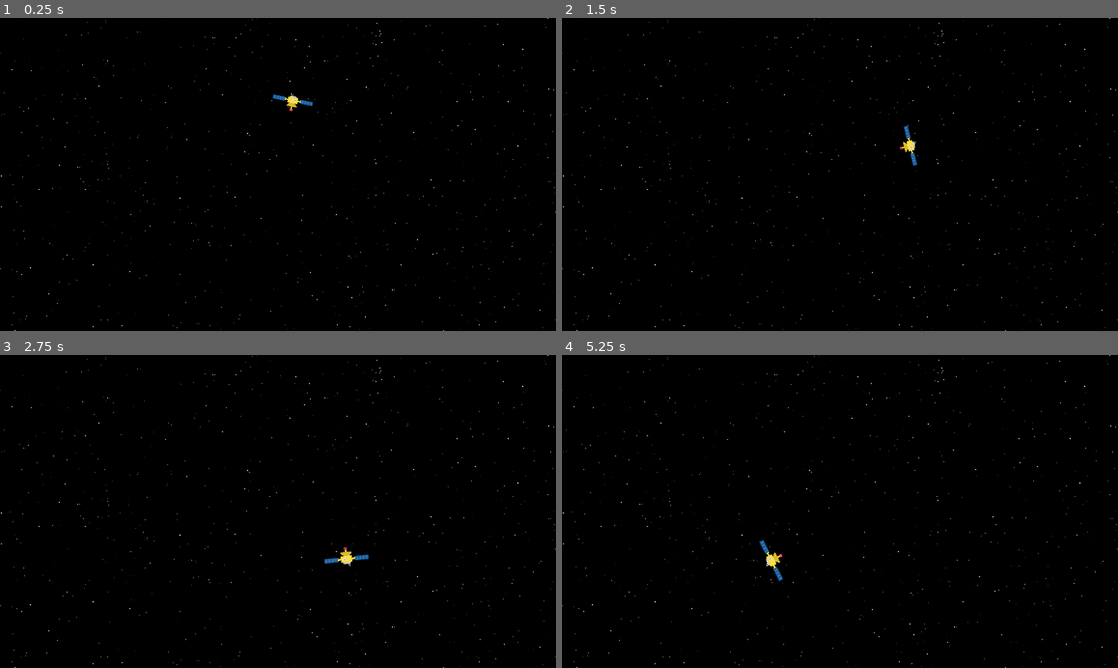
Above: before the commit, frames 1-4 (two rows, left to right).
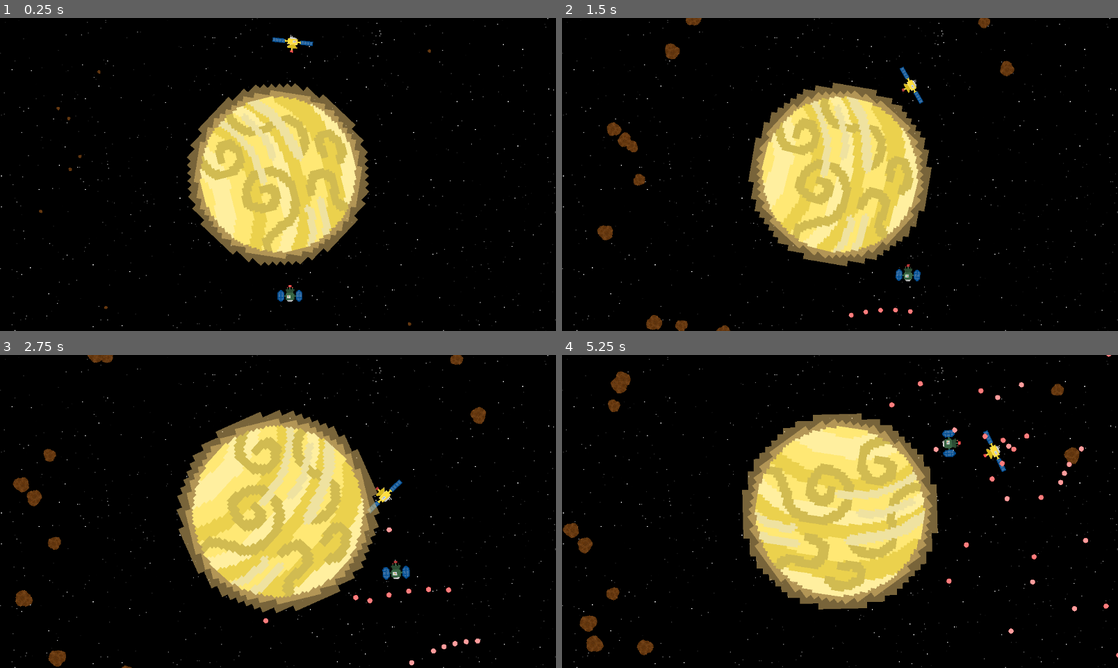
Above: after the commit, the same moments.

Repository: Birb-Games/gmtk-2025
Game: Godot game, scene res://scenes/levels/level5.tscn
The game is run twice, just before and just after one commit, with the same random seed, the same clock (stepped at 60 frames per second) and the same inputs. This scene is started directly instead of the project's main scene.
Inputs (mouse positions are in pixels of both pictures, inside the frame that each line leads up to):
- Up to frame 1 (0.25 s): no input
- Up to frame 2 (1.5 s): move the mouse to (962, 158) at 0.52 s; press the mouse at (962, 158) at 0.53 s; hold Right (right) 0.53-1.28 s; move the mouse to (728, 190) at 1.27 s; release the mouse at (728, 190) at 1.28 s; hold Down (down) from 1.28 s (still down); click (728, 190) at 1.35 s
- Up to frame 3 (2.75 s): move the mouse to (333, 442) at 2.02 s; release Down (down) at 2.03 s; press the mouse at (333, 442) at 2.03 s; hold Right (right) from 2.03 s (still down); tap Mouse wheel up (zoom_camera_in) at 2.1 s
- Up to frame 4 (5.25 s): move the mouse to (812, 574) at 2.77 s; release Right (right) at 2.78 s; release the mouse at (812, 574) at 2.78 s; hold Up (up) 2.78-3.53 s; tap Mouse wheel down (zoom_camera_out) at 2.85 s; click (812, 574) at 3.05 s; move the mouse to (1006, 558) at 3.52 s; press the mouse at (1006, 558) at 3.53 s; hold A (left) 3.53-5.03 s; move the mouse to (673, 464) at 4.27 s; release the mouse at (673, 464) at 4.28 s; click (673, 464) at 4.35 s; move the mouse to (867, 511) at 5.02 s; press the mouse at (867, 511) at 5.03 s; hold Down (down) from 5.03 s (still down); tap Mouse wheel up (zoom_camera_in) at 5.1 s

The runs differ from the first frame. In frame 1, 15% of the frame differs, in the area x 7-78%, y 5-99%; in frame 2, 16%; in frame 3, 19%, in the area x 2-88%, y 0-100%; in frame 4, 19%.
Error after the commit: Attempt to call function 'get_total_gravity_force' in base 'null instance' on a null instance. (res://scripts/space_object.gd:23)

Commit message:
added level 5 + made some changes to the HUD

Diff:
--- a/scenes/HUD.tscn
+++ b/scenes/HUD.tscn
@@ -35,6 +35,10 @@
 offset_top = 9.0
 offset_right = 81.0
 offset_bottom = 33.0
+theme_override_colors/font_color = Color(1, 0.312295, 0.248026, 1)
+theme_override_colors/font_shadow_color = Color(0.968587, 4.98153e-06, 3.85046e-07, 1)
+theme_override_constants/shadow_offset_x = 1
+theme_override_constants/shadow_offset_y = 1
 theme_override_fonts/font = ExtResource("1_qpvh6")
 text = "Health"
 
@@ -60,6 +64,10 @@
 offset_top = 30.0
 offset_right = 202.0
 offset_bottom = 54.0
+theme_override_colors/font_color = Color(1, 0.313726, 0.247059, 1)
+theme_override_colors/font_shadow_color = Color(0.968627, 0, 0, 1)
+theme_override_constants/shadow_offset_x = 1
+theme_override_constants/shadow_offset_y = 1
 theme_override_fonts/font = ExtResource("1_qpvh6")
 text = "100%"
 
@@ -70,6 +78,9 @@
 offset_right = 379.0
 offset_bottom = 83.0
 theme_override_colors/font_color = Color(1, 1, 0, 1)
+theme_override_colors/font_shadow_color = Color(1, 0.552941, 0, 1)
+theme_override_constants/shadow_offset_x = 1
+theme_override_constants/shadow_offset_y = 1
 theme_override_fonts/font = ExtResource("1_qpvh6")
 text = "Enemies Remaining: 0"
 
--- a/scenes/levels/level4.tscn
+++ b/scenes/levels/level4.tscn
@@ -15,9 +15,11 @@
 
 [node name="Moon" parent="." index="2" instance=ExtResource("2_rdsj4")]
 position = Vector2(0, 320)
+mass = 1.0
 
 [node name="Moon2" parent="." index="3" instance=ExtResource("2_rdsj4")]
 position = Vector2(576, 0)
+mass = 1.0
 
 [node name="MediumPlanet" parent="." index="4" instance=ExtResource("3_e127x")]
 
--- a/scenes/levels/level5.tscn
+++ b/scenes/levels/level5.tscn
@@ -1,5 +1,62 @@
-[gd_scene load_steps=2 format=3 uid="uid://cb2wwy8pjclld"]
+[gd_scene load_steps=6 format=3 uid="uid://cb2wwy8pjclld"]
 
 [ext_resource type="PackedScene" uid="uid://2oltjvbyir1q" path="res://scenes/levels/level.tscn" id="1_467l6"]
+[ext_resource type="PackedScene" uid="uid://1vu1wu57fds4" path="res://scenes/space_objects/giant_planet.tscn" id="2_5yen4"]
+[ext_resource type="PackedScene" uid="uid://bf5p7gle6e1jl" path="res://scenes/asteroid_field.tscn" id="3_37jyc"]
+[ext_resource type="PackedScene" uid="uid://dfegq4ky2hdw6" path="res://scenes/satellites/multishot_satellite.tscn" id="4_37jyc"]
+[ext_resource type="PackedScene" uid="uid://cfnsaojiroi77" path="res://scenes/space_objects/moon.tscn" id="4_v1pya"]
 
-[node name="Level" instance=ExtResource("1_467l6")]
+[node name="Level" node_paths=PackedStringArray("center_object") instance=ExtResource("1_467l6")]
+center_object = NodePath("GiantPlanet")
+asteroid_spawn_time = 8.0
+
+[node name="PlayerSatellite" parent="." index="0"]
+position = Vector2(0, -272)
+min_dist = 200.0
+max_dist = 1000.0
+
+[node name="GiantPlanet" parent="." index="2" instance=ExtResource("2_5yen4")]
+
+[node name="AsteroidField" parent="." index="3" instance=ExtResource("3_37jyc")]
+inner_radius = 400
+outer_radius = 500
+asteroid_count = 24
+
+[node name="Moon" parent="." index="4" instance=ExtResource("4_v1pya")]
+position = Vector2(650, 0)
+mass = 1.0
+
+[node name="Moon2" parent="." index="5" instance=ExtResource("4_v1pya")]
+position = Vector2(0, 735)
+mass = 1.0
+
+[node name="Moon3" parent="." index="6" instance=ExtResource("4_v1pya")]
+position = Vector2(-800, 0)
+mass = 1.0
+
+[node name="Moon4" parent="." index="7" instance=ExtResource("4_v1pya")]
+position = Vector2(0, -575)
+mass = 1.0
+
+[node name="MultishotSatellite" parent="." index="8" instance=ExtResource("4_37jyc")]
+position = Vector2(0, 600)
+bullet_count = 5
+orbital_speed = 200.0
+max_health = 10
+
+[node name="MultishotSatellite2" parent="." index="9" instance=ExtResource("4_37jyc")]
+position = Vector2(0, 247)
+shoot_cooldown = 1.0
+max_health = 8
+
+[node name="MultishotSatellite3" parent="." index="10" instance=ExtResource("4_37jyc")]
+position = Vector2(-128, 864)
+bullet_count = 2
+orbital_speed = 200.0
+max_health = 8
+
+[node name="MultishotSatellite4" parent="." index="11" instance=ExtResource("4_37jyc")]
+position = Vector2(128, 864)
+bullet_count = 2
+orbital_speed = 200.0
+max_health = 8
--- /dev/null
+++ b/scenes/space_objects/giant_planet.tscn
@@ -0,0 +1,35 @@
+[gd_scene load_steps=6 format=3 uid="uid://1vu1wu57fds4"]
+
+[ext_resource type="PackedScene" uid="uid://x5sp1y0y178q" path="res://scenes/space_object.tscn" id="1_6ydra"]
+[ext_resource type="Texture2D" uid="uid://ba84txbesipu0" path="res://assets/textures/giant_planet.png" id="2_eysmu"]
+[ext_resource type="Texture2D" uid="uid://d4ik8kphx5iig" path="res://assets/textures/planet.png" id="2_w3gre"]
+[ext_resource type="Script" uid="uid://20ha62frq61c" path="res://scripts/space_sprite.gd" id="3_n8y6x"]
+
+[sub_resource type="CircleShape2D" id="CircleShape2D_w3gre"]
+radius = 64.1012
+
+[node name="GiantPlanet" instance=ExtResource("1_6ydra")]
+scale = Vector2(2.5, 2.5)
+is_static = true
+mass = 500.0
+
+[node name="Atmosphere" type="Sprite2D" parent="." index="0"]
+modulate = Color(0.992541, 0.829681, 0.478495, 0.501961)
+scale = Vector2(4.25, 4.25)
+texture = ExtResource("2_w3gre")
+script = ExtResource("3_n8y6x")
+rotation_speed = -0.785
+
+[node name="Atmosphere2" type="Sprite2D" parent="." index="1"]
+modulate = Color(0.992541, 0.829681, 0.478495, 0.501961)
+scale = Vector2(4.625, 4.625)
+texture = ExtResource("2_w3gre")
+script = ExtResource("3_n8y6x")
+
+[node name="Sprite2D" parent="." index="2"]
+scale = Vector2(2, 2)
+texture = ExtResource("2_eysmu")
+rotation_speed = 0.393
+
+[node name="CollisionShape2D" parent="." index="3"]
+shape = SubResource("CircleShape2D_w3gre")
--- a/scripts/asteroid.gd
+++ b/scripts/asteroid.gd
@@ -47,7 +47,7 @@
 	queue_free()
 
 func _on_area_entered(area: Area2D) -> void:
-	if area is Bullet:
+	if area is Bullet and !area.enemy_bullet:
 		explode()
 	if area is Player:
 		explode()
--- a/scripts/player_satellite.gd
+++ b/scripts/player_satellite.gd
@@ -17,7 +17,7 @@
 
 const DAMAGE_TIME: float = 1.0
 var damage_timer: float = 0.0
-const MAX_HEALTH: int = 20
+const MAX_HEALTH: int = 40
 var health: int = MAX_HEALTH
 
 func get_health_perc() -> float:
